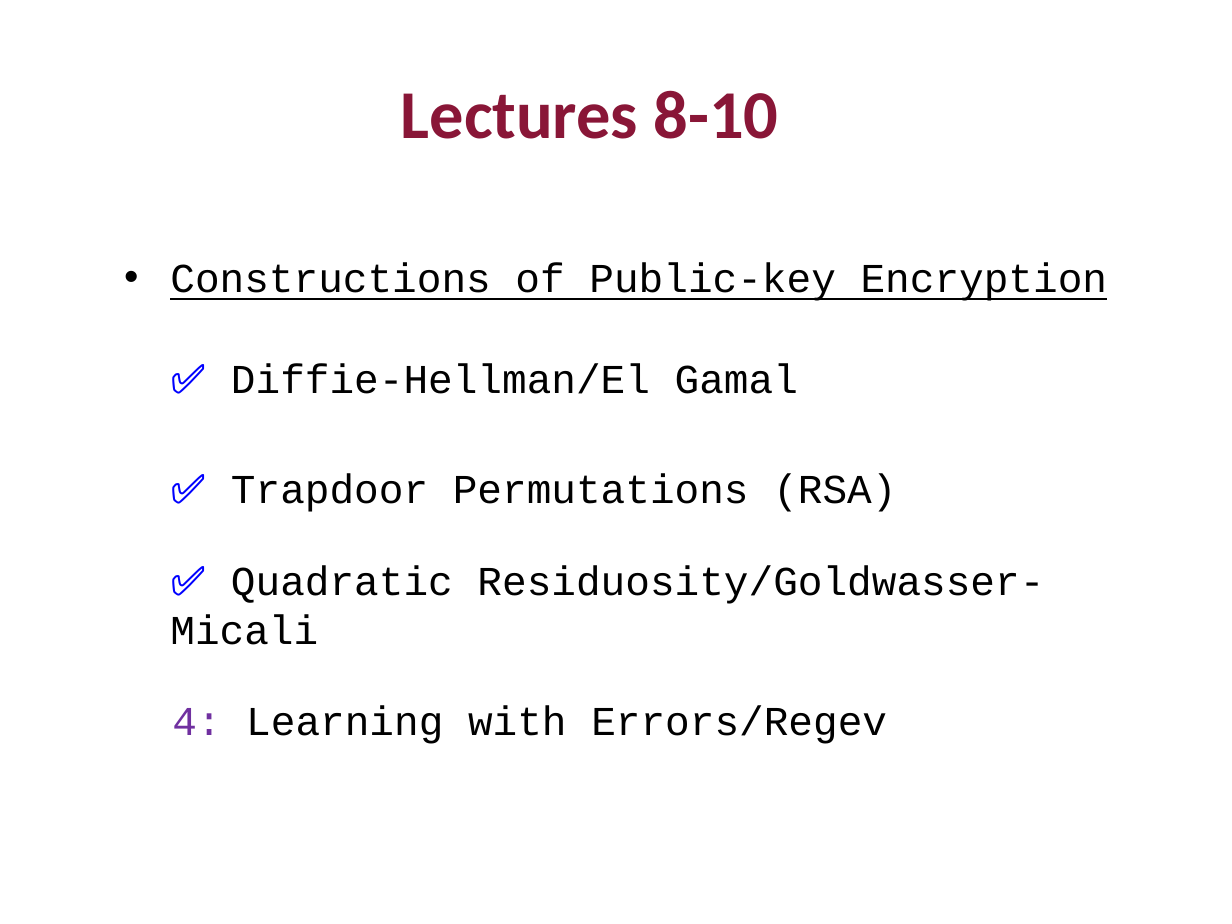
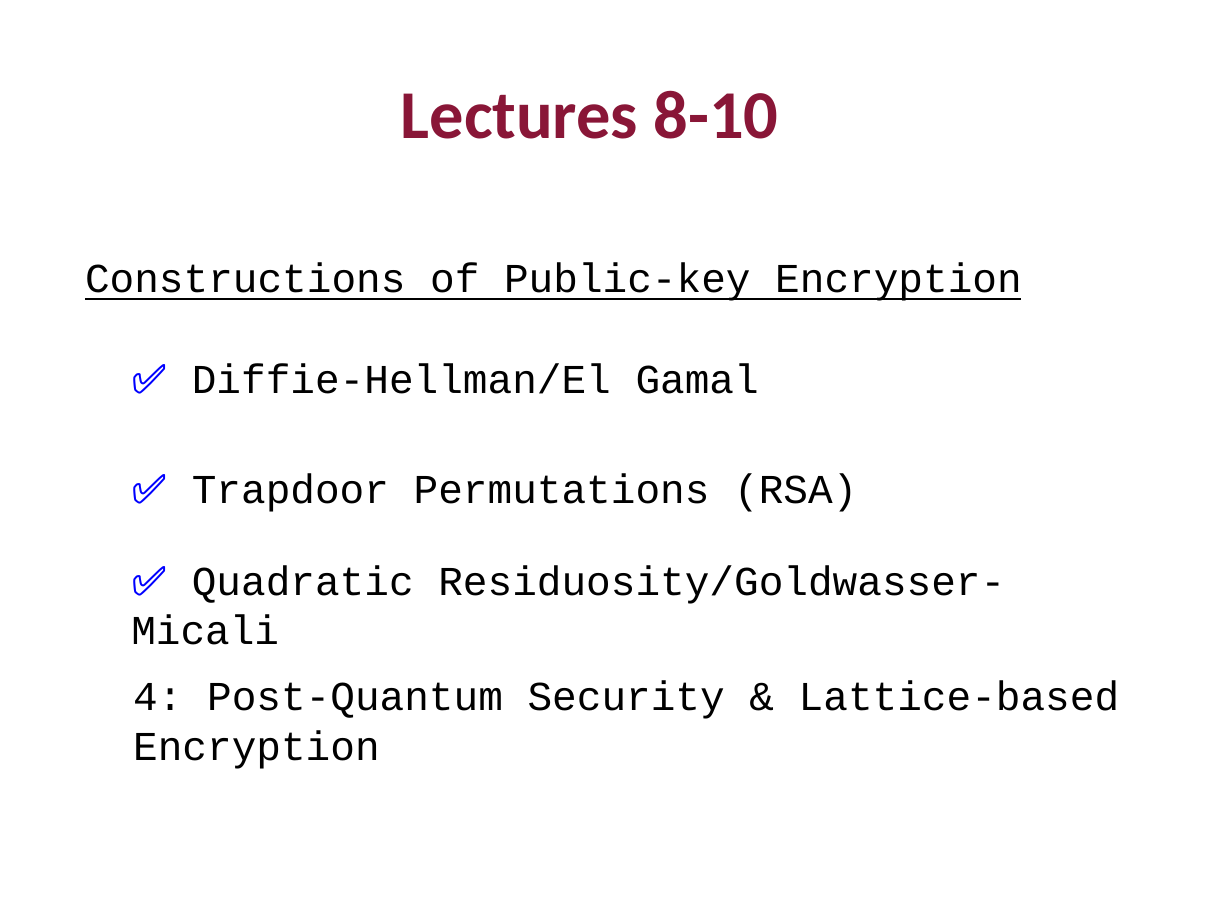
Before and after one commit to mit6875/mit6875.github.io, a slide deck: slide 29 of FA22SLIDES/lec10.pptx (slide 30 before the commit). Drawn at 1232x924 pixels with LibreOffice and Linux fonts; fonts in the diff are those of the drawing. Boxes give left, top, right and bottom in pixels: in the first picture for what was removed or moved away, otherwise in the second. Text is boxed around its words. In the diff, an @@ line names an element or a change of style, - is before the commit and + after.

```diff
--- a/FA22SLIDES/lec10.pptx
+++ b/FA22SLIDES/lec10.pptx
@@ text "Constructions of Public-key Encryption" at bbox=[85, 262, 1021, 301]: bullet • to none @@
@@ 4 texts: place and size @@
-4 texts at bbox=[170, 262, 1107, 645]
+4 texts at bbox=[85, 262, 1021, 645]
@@ text at bbox=[133, 681, 1119, 769]: text changed @@
-4: Learning with Errors/Regev
+4: Post-Quantum Security & Lattice-based Encryption
```
Also in this commit, not shown: 12 other slides changed, 1 slide removed, 5 other files.
